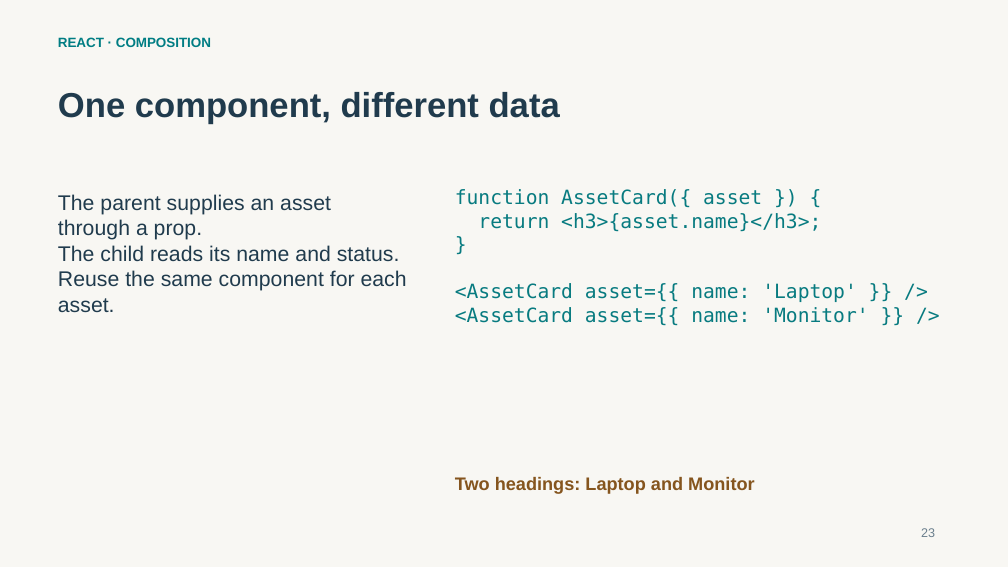
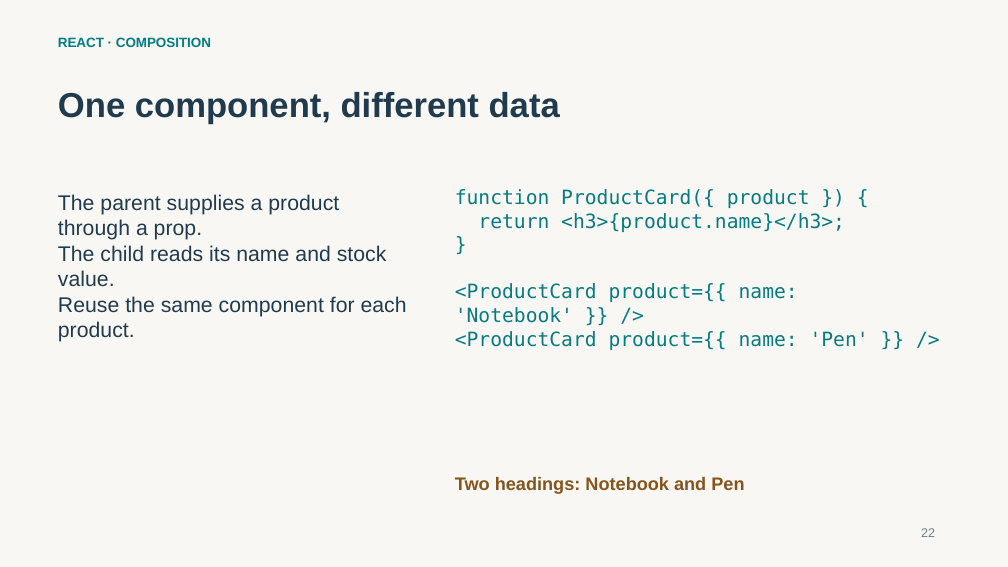
Before and after one commit to thesubhaprasad/tcs-sme-reactjs-learning, a slide deck: slide 22 of training/day-1/1_ReactJS_Day_One_Subha_Prasad.pptx. Drawn at 1008x567 pixels with LibreOffice and Linux fonts; fonts in the diff are those of the drawing. Boxes give left, top, right and bottom in pixels: in the first picture for what was removed or moved away, otherwise in the second. Text is boxed around its words. In the diff, an @@ line names an element or a change of style, - is before the commit and + after.

Commit message:
Use Product Catalog for Day 2 components and training

```diff
--- a/training/day-1/1_ReactJS_Day_One_Subha_Prasad.pptx
+++ b/training/day-1/1_ReactJS_Day_One_Subha_Prasad.pptx
@@ text at bbox=[58, 194, 407, 342]: text changed @@
-The parent supplies an asset through a prop.
-The child reads its name and status.
-Reuse the same component for each asset.
+The parent supplies a product through a prop.
+The child reads its name and stock value.
+Reuse the same component for each product.
@@ text at bbox=[455, 189, 845, 232]: text changed @@
-function AssetCard({ asset }) {
-return <h3>{asset.name}</h3>;
+function ProductCard({ product }) {
+return <h3>{product.name}</h3>;
@@ text at bbox=[455, 283, 869, 350]: text changed @@
-<AssetCard asset={{ name: 'Laptop' }} />
-<AssetCard asset={{ name: 'Monitor' }} />
+<ProductCard product={{ name: 'Notebook' }} />
+<ProductCard product={{ name: 'Pen' }} />
@@ text at bbox=[455, 477, 744, 494]: text changed @@
-Two headings: Laptop and Monitor
+Two headings: Notebook and Pen
```
Also in this commit, not shown: 27 other slides changed, 23 other files.
